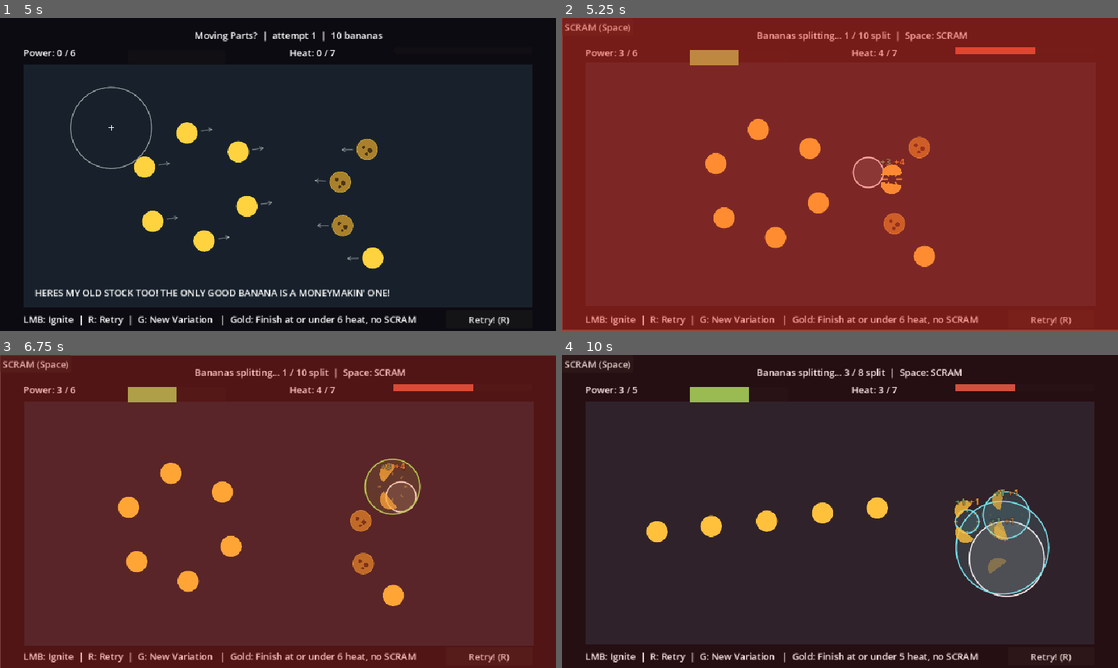
Above: before the commit, frames 1-4 (two rows, left to right).
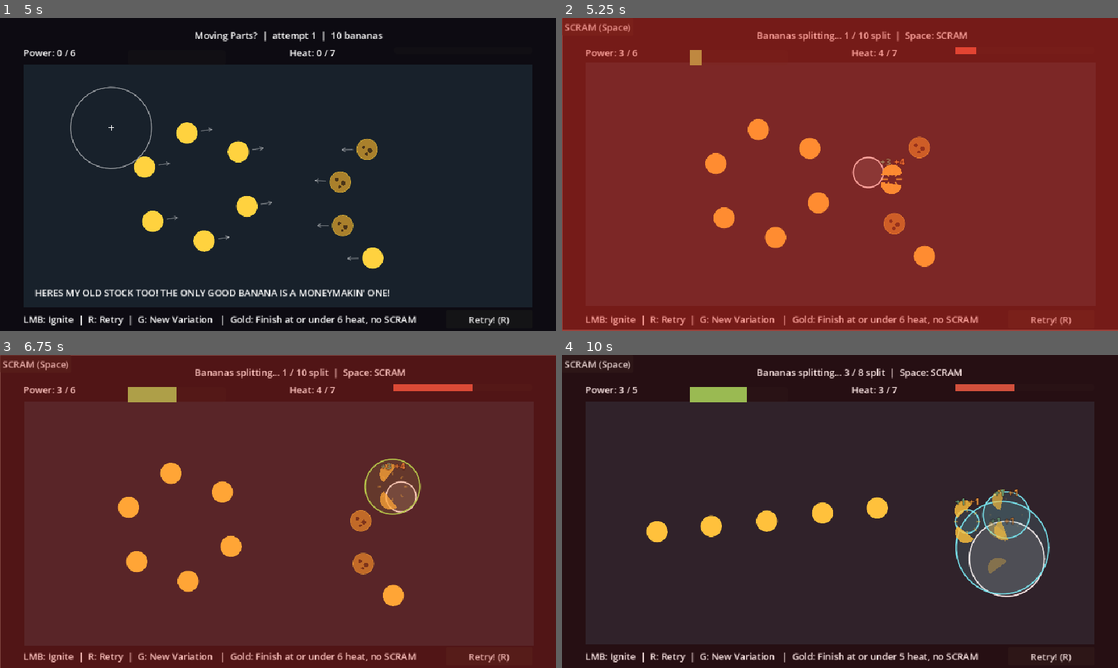
Above: after the commit, the same moments.

Repository: UnderstoodUseYourUsernameHere/banana-fission
Game: Godot game, scene res://scenes/main.tscn
The game is run twice, just before and just after one commit, with the same random seed, the same clock (stepped at 60 frames per second) and the same inputs.
Inputs (mouse positions are in pixels of both pictures, inside the frame that each line leads up to):
- Up to frame 1 (5 s): click "Retry! (R)" at 0.5 s; click "Retry! (R)" at 1.25 s; click "Retry! (R)" at 2 s; tap Enter at 2.75 s; move the mouse to (250, 237) at 2.77 s; press the mouse at (250, 237) at 2.78 s; hold Up 2.78-3.5 s; release the mouse at (250, 237) at 3.5 s; drag from (444, 221) to (250, 237) at 3.52 s; tap R (restart) at 4.25 s; move the mouse to (111, 127) at 4.27 s; hold Left from 4.28 s (still down); hold N (next_level) from 4.28 s (still down)
- Up to frame 2 (5.25 s): release Left at 5 s; release N (next_level) at 5 s; drag from (867, 174) to (673, 127) at 5.02 s
- Up to frame 3 (6.75 s): move the mouse to (194, 433) at 5.77 s; hold Down 5.78-6.5 s; tap Alt at 5.85 s; tap R (restart) at 6.5 s; drag from (400, 495) to (194, 433) at 6.52 s
- Up to frame 4 (10 s): move the mouse to (728, 527) at 7.27 s; press the mouse at (728, 527) at 7.28 s; hold Up 7.28-8 s; release the mouse at (728, 527) at 8 s; tap R (restart) at 8 s; drag from (895, 442) to (728, 527) at 8.02 s; move the mouse to (812, 574) at 8.77 s; hold Right 8.78-9.5 s; hold N (next_level) 8.78-9.5 s; drag from (1006, 558) to (812, 574) at 9.52 s

Frame 1 is identical in both runs. In frame 2, 0.6% of the frame differs, in the area x 25-86%, y 9-16%; in frame 3, less than 0.1%; in frame 4, less than 0.1%.

Commit message:
feat: power and heat bar now slide smoothly when increasing

Diff:
--- a/scenes/main.tscn
+++ b/scenes/main.tscn
@@ -80,7 +80,6 @@
 offset_bottom = 82.0
 mouse_filter = 2
 theme_override_styles/fill = SubResource("StyleBoxFlat_pspmk")
-step = 1.0
 show_percentage = false
 
 [node name="HeatLabel" type="Label" parent="HUD" unique_id=172356370]
@@ -99,7 +98,6 @@
 offset_bottom = 62.0
 mouse_filter = 2
 theme_override_styles/fill = SubResource("StyleBoxFlat_mi5ts")
-step = 1.0
 show_percentage = false
 
 [node name="Retry" type="Button" parent="HUD" unique_id=839248469]
--- a/scripts/main.gd
+++ b/scripts/main.gd
@@ -46,6 +46,7 @@
 var split_count: int = 0
 var active_pulses: Array[Pulse] = []
 var bananas: Array[Banana] = []
+var bar_tweens: Dictionary = {}
 var power_total: int = 0
 var heat_total: int = 0
 var scram_used: bool = false
@@ -243,10 +244,10 @@
 	heat_label.text = "Heat: %d / %d" % [heat_total, heat_limit]
 
 	power_bar.max_value = power_target
-	power_bar.value = power_total
+	_tween_bar(power_bar, power_total)
 
 	heat_bar.max_value = heat_limit
-	heat_bar.value = heat_total
+	_tween_bar(heat_bar, heat_total)
 	heat_danger = heat_total > 0 and heat_limit - heat_total <= 1
 
 	if heat_total > heat_limit:
@@ -416,3 +417,13 @@
 	popup.font_size = size
 	effect_container.add_child(popup)
 	popup.global_position = world_position
+
+func _tween_bar(bar: ProgressBar, target: float) -> void:
+	var previous: Tween = bar_tweens.get(bar)
+	if previous != null and previous.is_valid():
+		previous.kill()
+
+	var tween := create_tween()
+	tween.set_trans(Tween.TRANS_CUBIC).set_ease(Tween.EASE_OUT)
+	tween.tween_property(bar, "value", target, 0.18)
+	bar_tweens[bar] = tween
